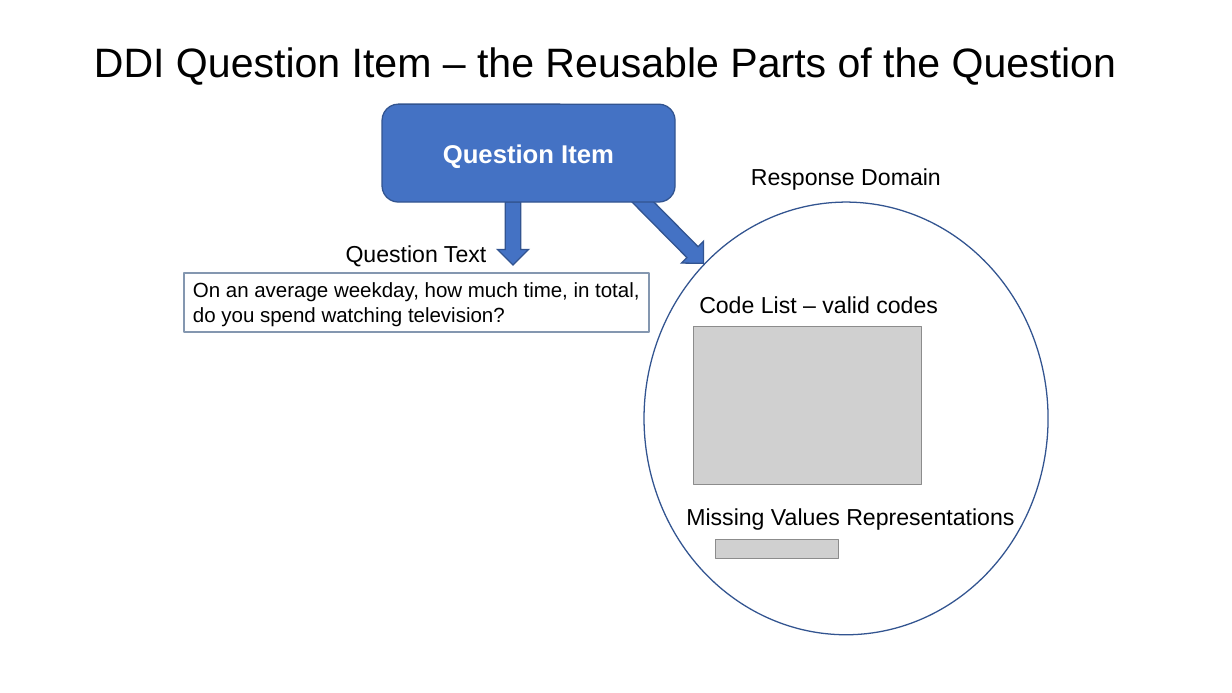
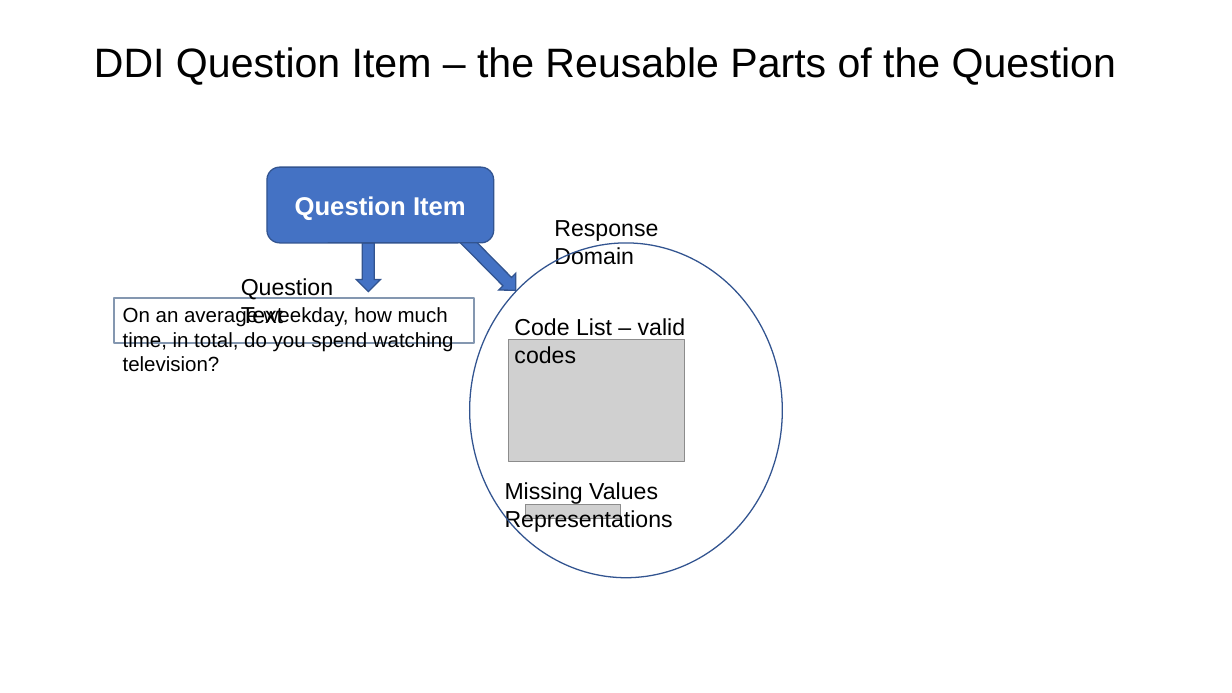
Before and after one commit to CLOSER-Cohorts/training-development, a slide deck: slide 4 of templates/ddi-reference.pptx. Drawn at 1232x693 pixels with LibreOffice and Linux fonts; fonts in the diff are those of the drawing; grey boxes stand for pictures; background and template pictures are left out. Boxes give left, top, right and bottom in pixels: in the first picture for what was removed or moved away, otherwise in the second. Text is boxed around its words. In the diff, an @@ line names an element or a change of style, - is before the commit and + after.

```diff
--- a/templates/ddi-reference.pptx
+++ b/templates/ddi-reference.pptx
@@ rounded rectangle "Question Item": place and size @@
-rounded rectangle "Question Item" at (383,104,676,202)
+rounded rectangle "Question Item" at (267,167,494,243)
@@ text "Response Domain" rewrapped from (751,168,941,190) to (554,220,658,265) @@
@@ right arrow: place and size @@
-right arrow at (610,169,715,275)
+right arrow at (443,217,524,299)
@@ text "Question Text" rewrapped from (346,245,486,267) to (241,278,333,327) @@
@@ right arrow: place and size @@
-right arrow at (497,202,529,265)
+right arrow at (356,243,380,292)
@@ ellipse: place and size @@
-ellipse at (644,202,1048,635)
+ellipse at (470,243,782,578)
@@ rectangle "On an average weekday, how ...": place and size @@
-rectangle "On an average weekday, how ..." at (184,273,650,332)
+rectangle "On an average weekday, how ..." at (114,298,474,343)
@@ text "Code List – valid codes" rewrapped from (699,296,938,314) to (514,318,685,364) @@
@@ picture: place and size @@
-picture at (694,326,922,484)
+picture at (508,339,685,461)
@@ text "Missing Values Representations" rewrapped from (686,508,1014,530) to (505,482,673,533) @@
@@ picture: place and size @@
-picture at (715,540,839,558)
+picture at (525,505,620,519)
```
Also in this commit, not shown: 7 other slides changed.
